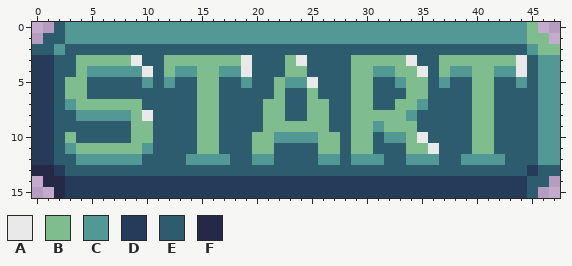
Pixel-art sprite, stored at Assets/Sprites/UI/button-start.png. The picture above was drawn from the file before the commit.
The file is 48x16 pixels.
Palette (. is transparent): A #e9e9e9  B #7fbd8e  C #529894  D #263a5a  E #2c5c6e  F #242a46
Pixels before, first column x 0:
 0 ..ECCCCCCCCCCCCCCCCCCCCCCCCCCCCCCCCCCCCCCCCCCB..
 1 .EECCCCCCCCCCCCCCCCCCCCCCCCCCCCCCCCCCCCCCCCCCBB.
 2 EECEEEEEEEEEEEEEEEEEEEEEEEEEEEEEEEEEEEEEEEEEECBB
 3 DDEEBBBBBAEEBBBBBBBAEEEBAEEEEBBBBBAEEBBBBBBBAECC
 4 DDEEBCCCCCAEBCCBBCCAEEEBBEEEEBBCCBBAEBCCBBCCAECC
 5 DDEBBEEEEECECEEBBEECEEBCCAEEEBBEECBBECEEBBEECECC
 6 DDEBBEEEEEEEEEEBBEEEEEBEEBEEEBBEEEBBEEEEBBEEEECC
 7 DDECBBBBBBEEEEEBBEEEEBBEEBBEEBBEEBBCEEEEBBEEEECC
 8 DDEECCCCCBAEEEEBBEEEEBBEEBBEEBBBBBCEEEEEBBEEEECC
 9 DDEEEEEEEBBEEEEBBEEEEBBBBBBEEBBCBBBEEEEEBBEEEECC
10 DDEBEEEEEBBEEEEBBEEEBBCCCCBBEBBECCBAEEEEBBEEEECC
11 DDECBBBBBBCEEEEBBEEEBBEEEEBBEBBEEEBBAEEEBBEEEECC
12 DDEECCCCCCEEEECCCCEECCEEEECCECCCEECCCEECCCCEEECC
13 FFDEEEEEEEEEEEEEEEEEEEEEEEEEEEEEEEEEEEEEEEEEEDEE
14 .FFDDDDDDDDDDDDDDDDDDDDDDDDDDDDDDDDDDDDDDDDDDEE.
15 ..FDDDDDDDDDDDDDDDDDDDDDDDDDDDDDDDDDDDDDDDDDDE..
Once edited:
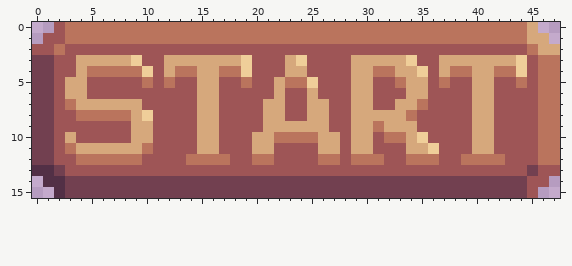
Changes in this commit:
colour A: #e9e9e9 -> #efce99
colour B: #7fbd8e -> #d6a87c
colour C: #529894 -> #ba745d
colour D: #263a5a -> #724050
colour E: #2c5c6e -> #9e5556
colour F: #242a46 -> #523046
Where, in picture pixels (left, top, right, bottom), the same in both pictures:
changed: (32, 22, 560, 198)
